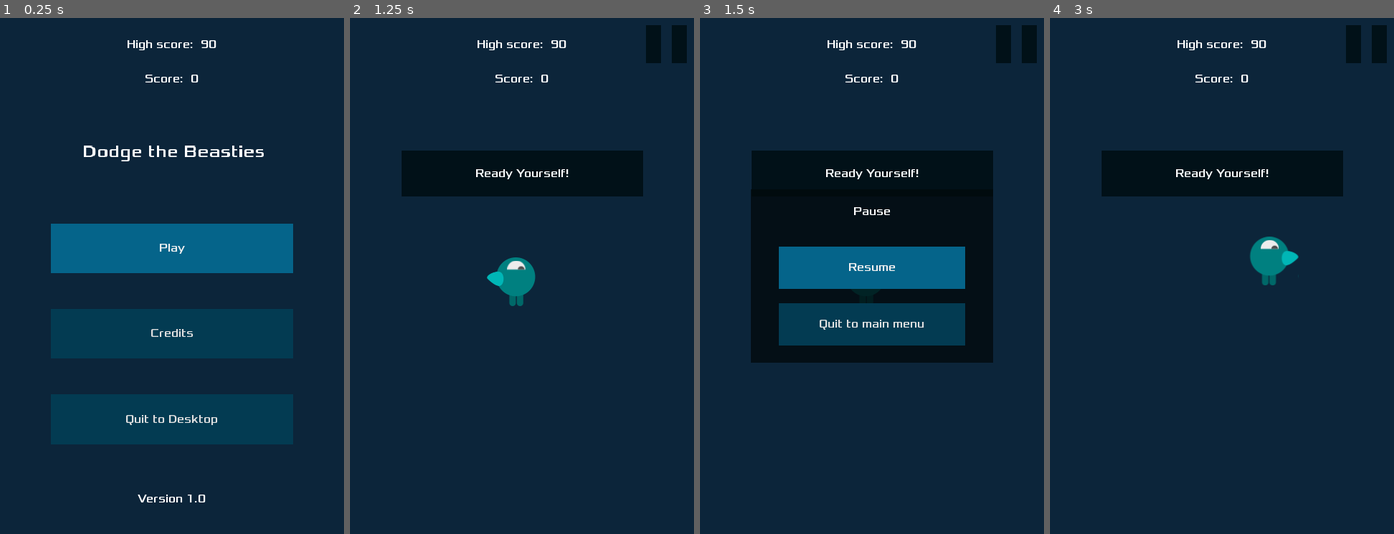
Above: before the commit, frames 1-4 (left to right).
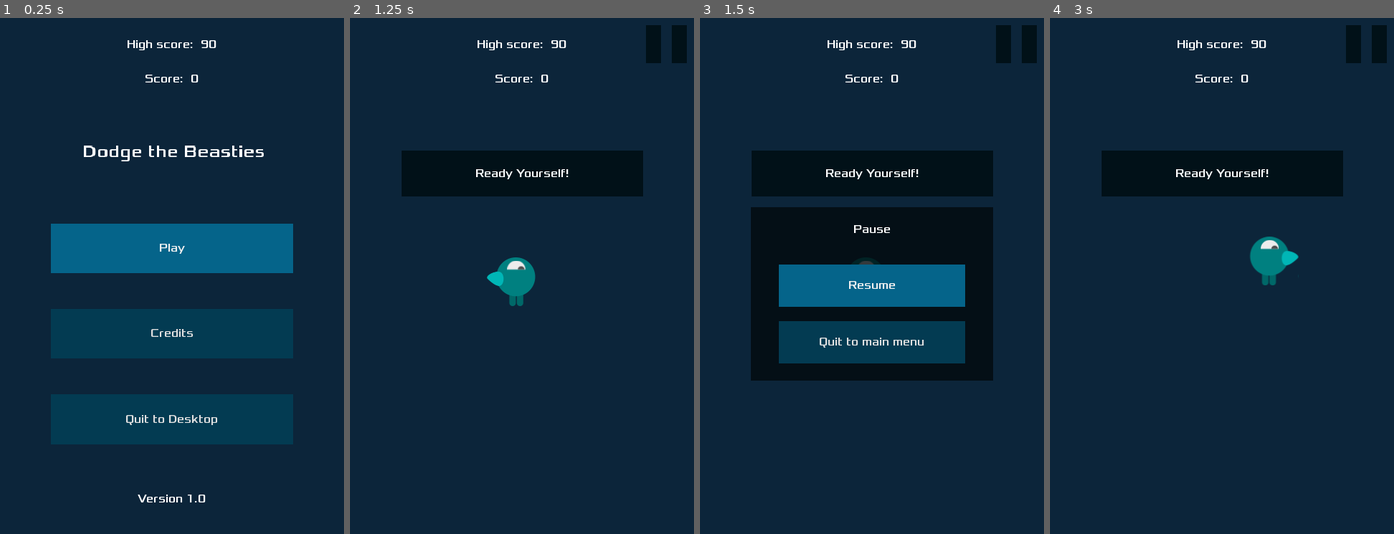
Above: after the commit, the same moments.

Repository: AlixBarreaux/dodge-the-beasties
Game: Godot game, scene res://scenes/Main.tscn
Same seed, same stepped clock (60 frames per second), same inputs: the game is played once before the commit and once after it.
Inputs (mouse positions are in pixels of both pictures, inside the frame that each line leads up to):
- Up to frame 1 (0.25 s): no input
- Up to frame 2 (1.25 s): click "Play" at 0.5 s
- Up to frame 3 (1.5 s): click (1016, 43) at 1.25 s
- Up to frame 4 (3 s): click "Resume" at 2 s; tap Enter at 2.75 s; move the mouse to (1297, 250) at 2.77 s; press the mouse at (1297, 250) at 2.78 s; hold D (move_right) from 2.78 s (still down)

Frames 1-2 are identical in both runs. In frame 3, 12% of the frame differs, in the area x 14-86%, y 33-71%; in frame 4, nothing differs.

Commit message:
Move down PauseMenu a little to not overlap with MessagePanel

Diff:
--- a/scenes/gui/HUD.tscn
+++ b/scenes/gui/HUD.tscn
@@ -146,6 +146,10 @@
 
 [node name="GameOverMenu" parent="." instance=ExtResource( 8 )]
 visible = false
+margin_left = 72.0
+margin_top = 239.0
+margin_right = 409.0
+margin_bottom = 481.0
 theme = ExtResource( 2 )
 
 [node name="PlayAgainButton" parent="GameOverMenu/HBoxContainer" index="0"]
--- a/scenes/gui/PauseMenu.tscn
+++ b/scenes/gui/PauseMenu.tscn
@@ -25,9 +25,9 @@
 anchor_right = 0.5
 anchor_bottom = 0.5
 margin_left = -169.0
-margin_top = -121.0
+margin_top = -96.0
 margin_right = 169.0
-margin_bottom = 121.0
+margin_bottom = 146.0
 mouse_filter = 2
 size_flags_vertical = 4
 __meta__ = {
